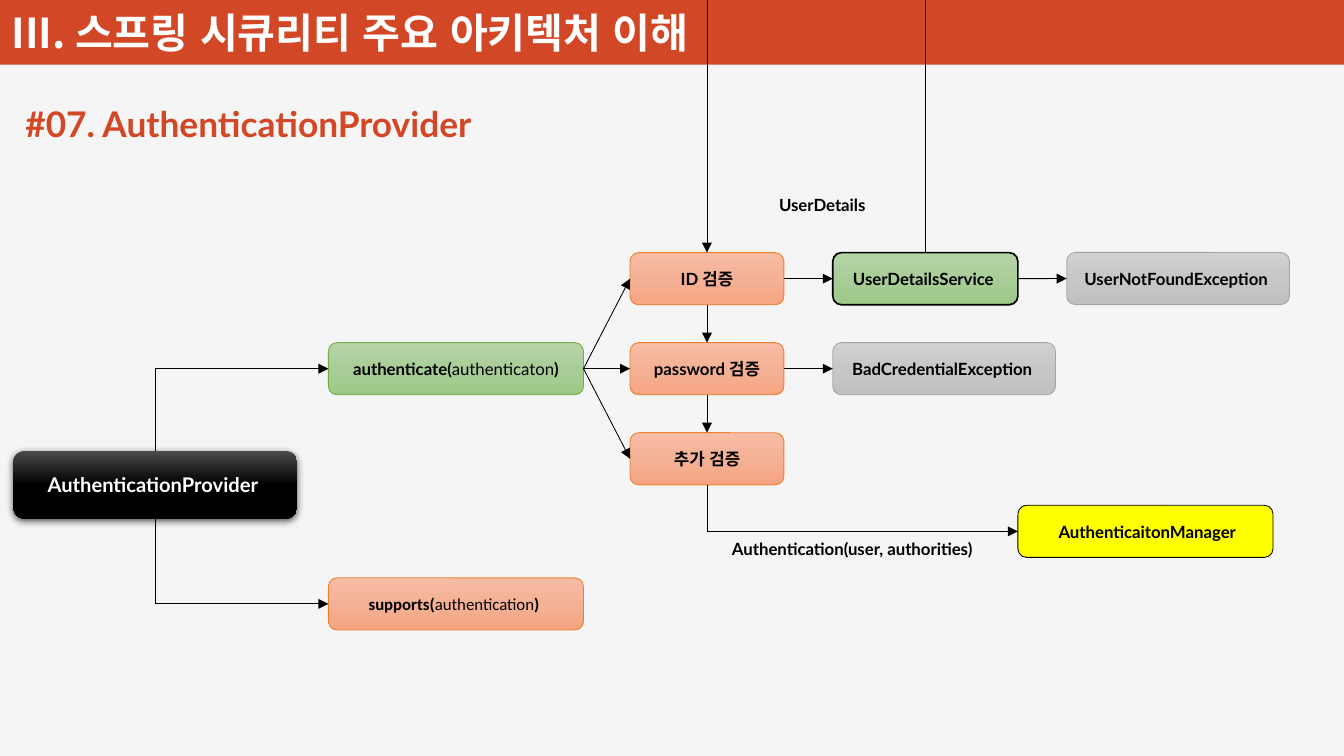
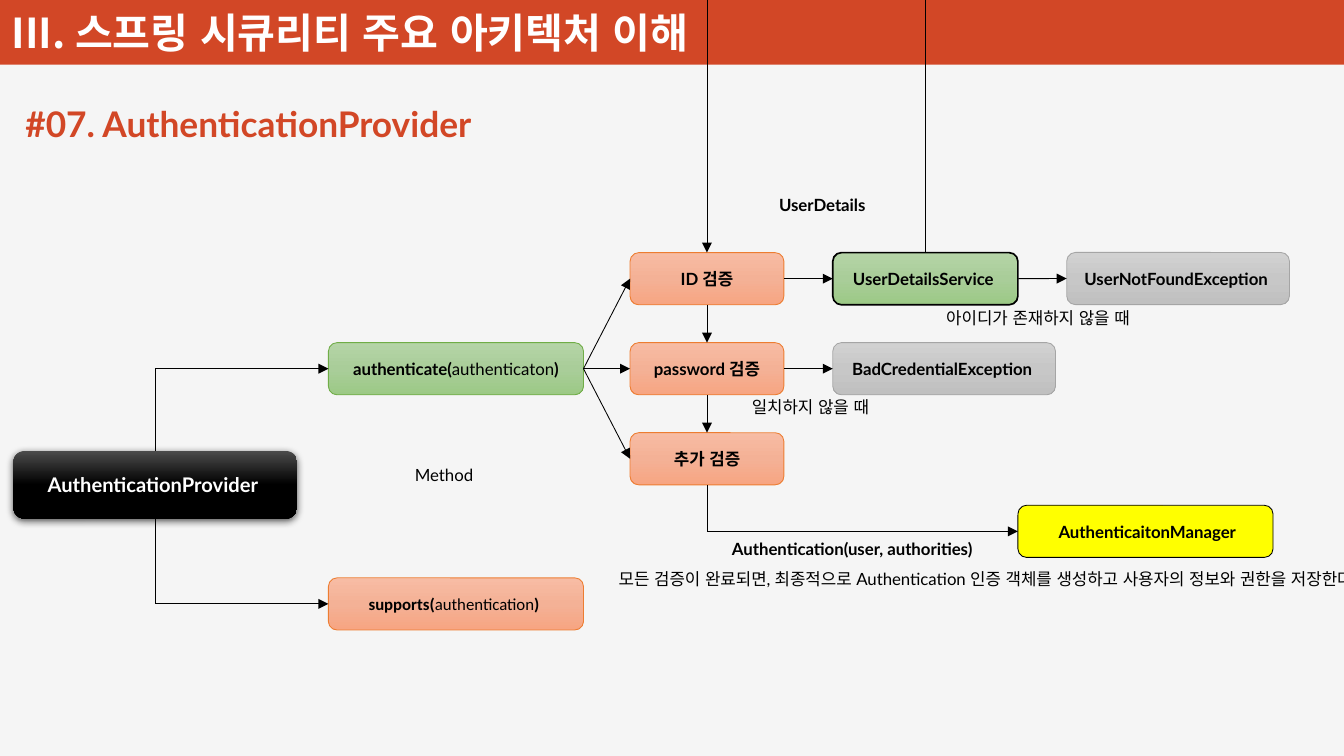
Before and after one commit to plitche/Inflearn_Spring_Security, a slide deck: slide 84 of Document/강의안.pptx. Drawn at 1344x756 pixels with LibreOffice and Linux fonts; fonts in the diff are those of the drawing. Boxes give left, top, right and bottom in pixels: in the first picture for what was removed or moved away, otherwise in the second. Text is boxed around its words. In the diff, an @@ line names an element or a change of style, - is before the commit and + after.

Commit message:
AuthenticationProvider, Authorization, FilterSecurityInterceptor

```diff
--- a/Document/강의안.pptx
+++ b/Document/강의안.pptx
@@ text added at <box>946,310,1129,326</box>, 10 pt, text #000000 @@
+아이디가 존재하지 않을 때
@@ text added at <box>752,399,869,415</box>, 10 pt, text #000000 @@
+일치하지 않을 때
@@ text added at <box>415,468,473,481</box>, 10 pt, text #000000 @@
+Method
@@ text added at <box>619,571,1344,587</box>, 10 pt, text #000000 @@
+모든 검증이 완료되면, 최종적으로 Authentication 인증 객체를 생성하고 사용자의 정보와 권한을 저장한다.
```
Also in this commit, not shown: 2 other slides changed, 2 other files.
